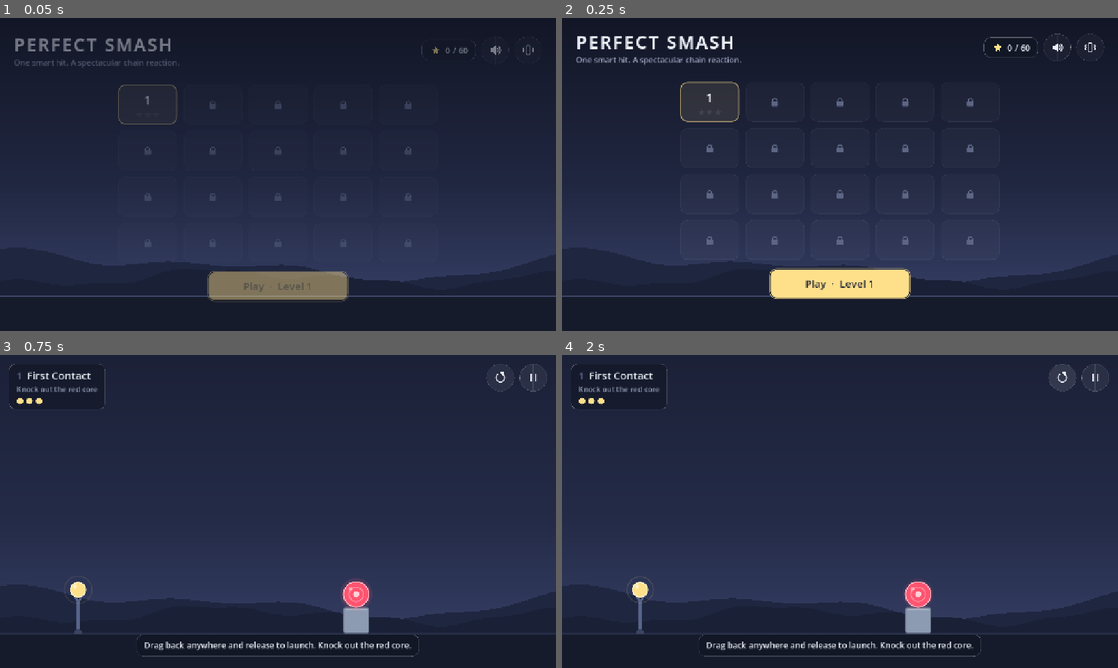
Above: before the commit, frames 1-4 (two rows, left to right).
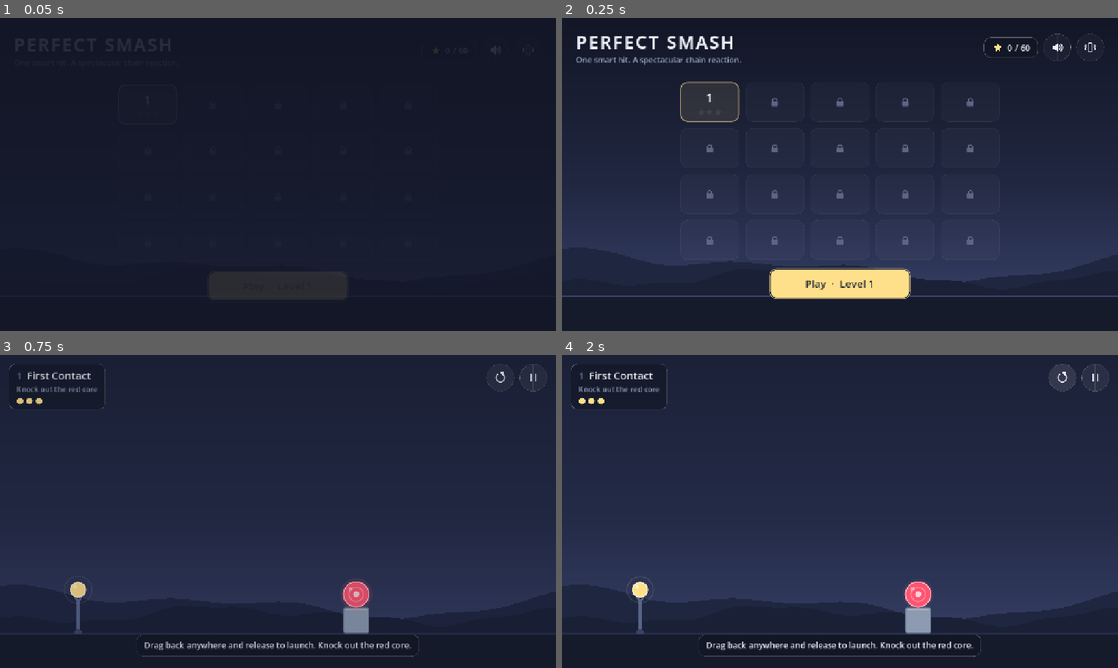
Above: after the commit, the same moments.

Repository: ranababu1/perfectsmash
Game: Godot game, scene res://scenes/main.tscn
The game is run twice, just before and just after one commit, with the same random seed, the same clock (stepped at 60 frames per second) and the same inputs.
Inputs (mouse positions are in pixels of both pictures, inside the frame that each line leads up to):
- Up to frame 1 (0.05 s): no input
- Up to frame 2 (0.25 s): no input
- Up to frame 3 (0.75 s): click "Play · Level 1" at 0.5 s
- Up to frame 4 (2 s): click (1062, 376) at 1.27 s

The runs differ from the first frame. In frame 1, 26% of the frame differs, in the area x 0-100%, y 6-91%; in frame 2, nothing differs; in frame 3, 0.7%; in frame 4, nothing differs.

Commit message:
UI: soft fade between menu and levels

Diff:
--- a/scripts/main.gd
+++ b/scripts/main.gd
@@ -1,6 +1,8 @@
 extends Node
 ## App root: owns persistence, audio and the level catalog; switches between menu and game.
 ## Handles Android back and app backgrounding (auto-pause).
+
+const FADE_TIME := 0.22
 
 var save := SaveService.new()
 var progress: ProgressData
@@ -9,6 +11,7 @@
 var _menu: MenuScreen
 var _game: GameScreen
 var _level_index := -1
+var _fade: ColorRect
 
 
 func _ready() -> void:
@@ -24,7 +27,27 @@
 		message.set_anchors_and_offsets_preset(Control.PRESET_FULL_RECT)
 		add_child(message)
 		return
+	_add_fade_layer()
 	_show_menu()
+
+
+## A full-screen veil that fades out after every screen change. It never takes input.
+func _add_fade_layer() -> void:
+	var layer := CanvasLayer.new()
+	layer.layer = 100
+	add_child(layer)
+	_fade = ColorRect.new()
+	_fade.color = Palette.SKY_TOP
+	_fade.mouse_filter = Control.MOUSE_FILTER_IGNORE
+	_fade.set_anchors_and_offsets_preset(Control.PRESET_FULL_RECT)
+	layer.add_child(_fade)
+
+
+func _reveal() -> void:
+	if _fade == null:
+		return
+	_fade.modulate.a = 1.0
+	_fade.create_tween().tween_property(_fade, "modulate:a", 0.0, FADE_TIME)
 
 
 func _notification(what: int) -> void:
@@ -57,6 +80,7 @@
 	_menu.sound_toggled.connect(_set_sound)
 	_menu.vibration_toggled.connect(_set_vibration)
 	add_child(_menu)
+	_reveal()
 
 
 func _start_level(index: int) -> void:
@@ -72,6 +96,7 @@
 		add_child(_game)
 	_level_index = index
 	_game.start(catalog.levels[index], index + 1, index + 1 < catalog.levels.size())
+	_reveal()
 
 
 func _on_level_won(level_id: String, stars: int, shots_used: int) -> void:
